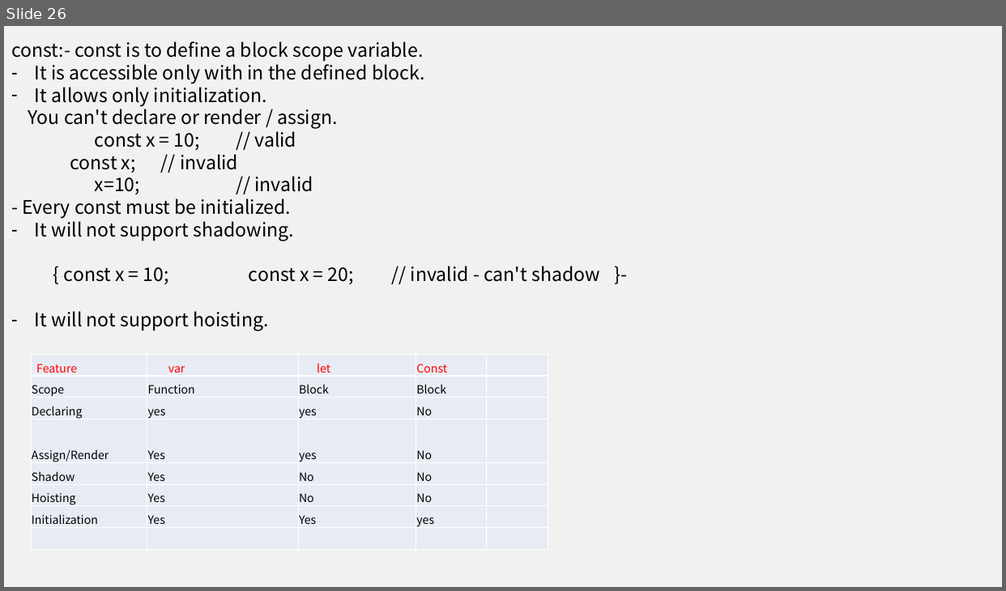
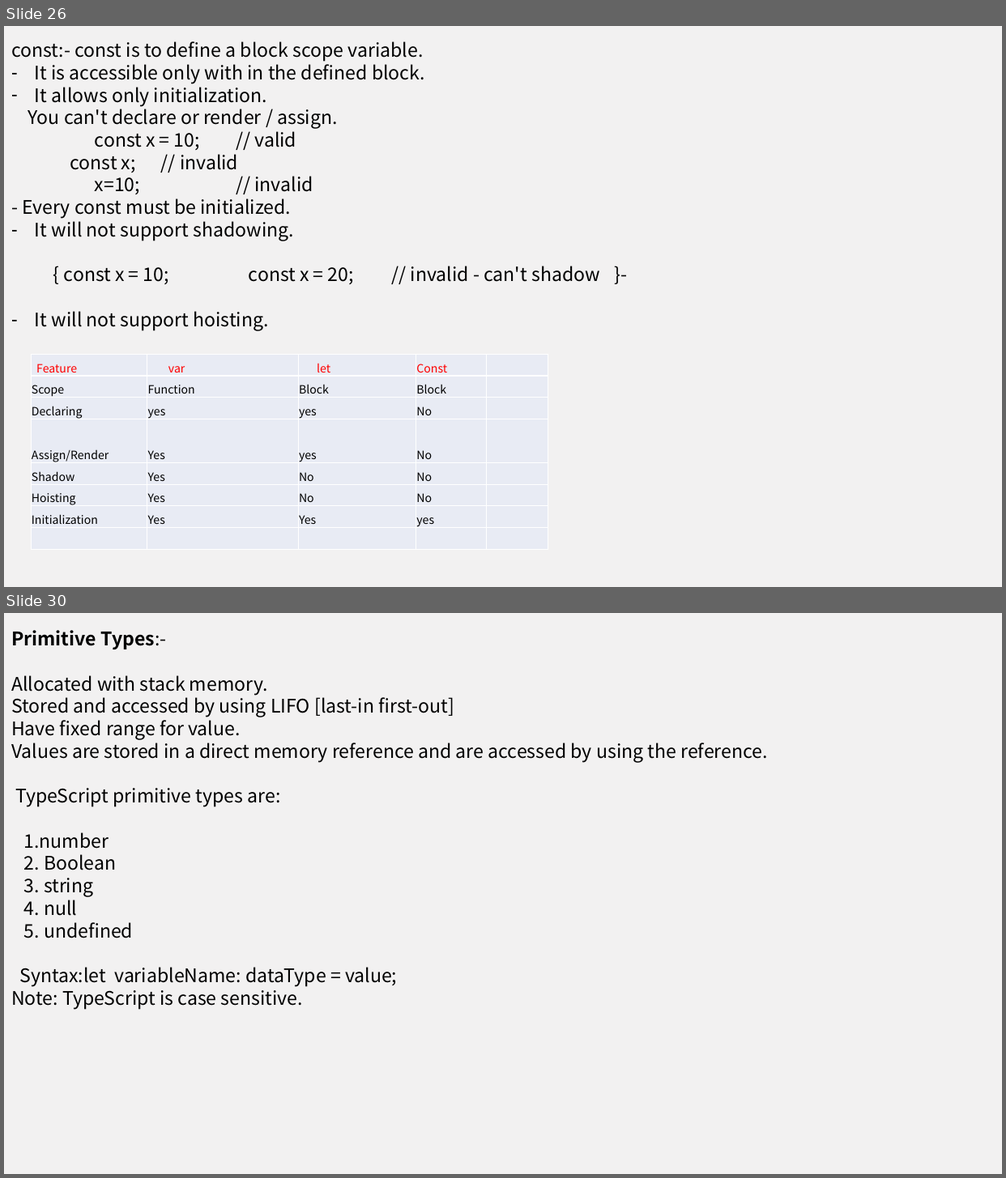
Before and after one commit to vamsisandeep143/AngularCodebaseFebbatch, a slide deck: Angular Training 1.pptx. Shown one above the other, each under a label of ours: slide 26 before the commit, slides 26 and 30 after it; the slides between them are not shown. The pictures are 1006x591 and 1006x1178 pixels, drawn with LibreOffice and Linux fonts; fonts in the diff are those of the drawing. Boxes give left, top, right and bottom in pixels: in the first picture for what was removed or moved away, otherwise in the second. Text is boxed around its words. In the diff, an @@ line names an element or a change of style, - is before the commit and + after.

```diff
--- a/Angular Training 1.pptx
+++ b/Angular Training 1.pptx
@@ slide 30 added at [4,613,1002,1174], background #F2F1F1 @@
@@ text added at [11,630,768,1009], 18 pt, text #000000 @@
+Primitive Types:-
+Allocated with stack memory.
+Stored and accessed by using LIFO [last-in first-out]
+Have fixed range for value.
+Values are stored in a direct memory reference and are accessed by using the reference.
+TypeScript primitive types are:
+1.number
+2. Boolean
+3. string
+4. null
+5. undefined
+Syntax:let variableName: dataType = value;
+Note: TypeScript is case sensitive.
```
Also in this commit, not shown: 1 slide changed, 9 other slides added.
